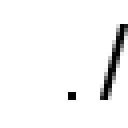
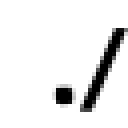
The second 128x128 image is a revision of the first. Changes to its layers:
added layer "Pasted Layer" above "Visible" over [52, 84, 76, 108]
added layer "Visible" above "./ #1" over [80, 28, 128, 112]
renamed ". /" to "./ #1", hid it, painted on it over [56, 24, 128, 112]
